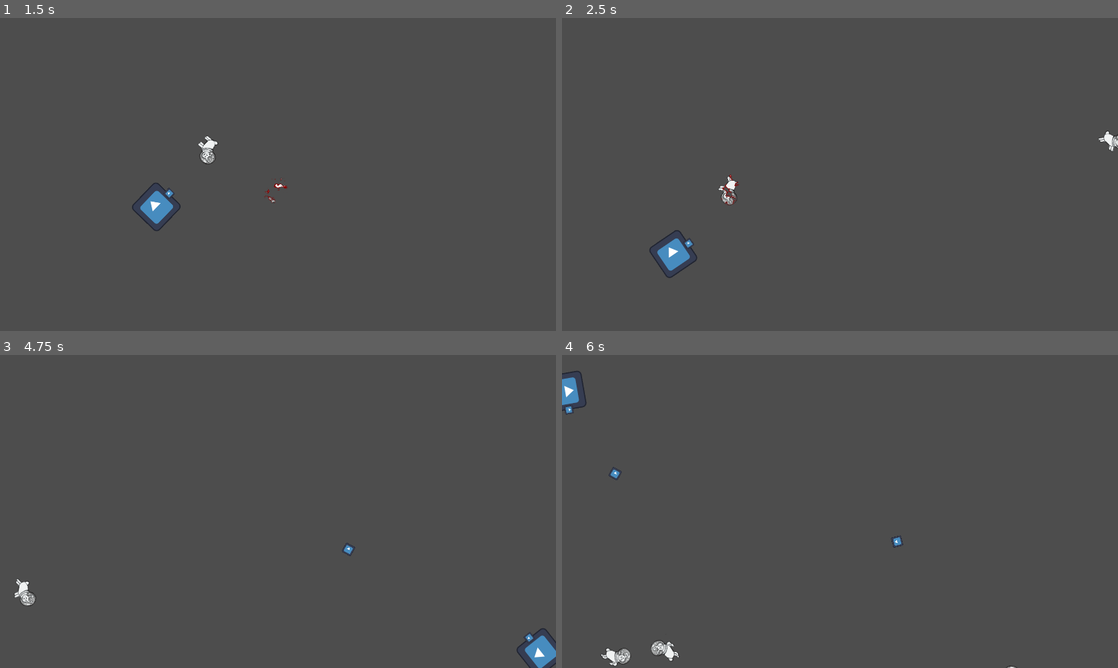
Above: before the commit, frames 1-4 (two rows, left to right).
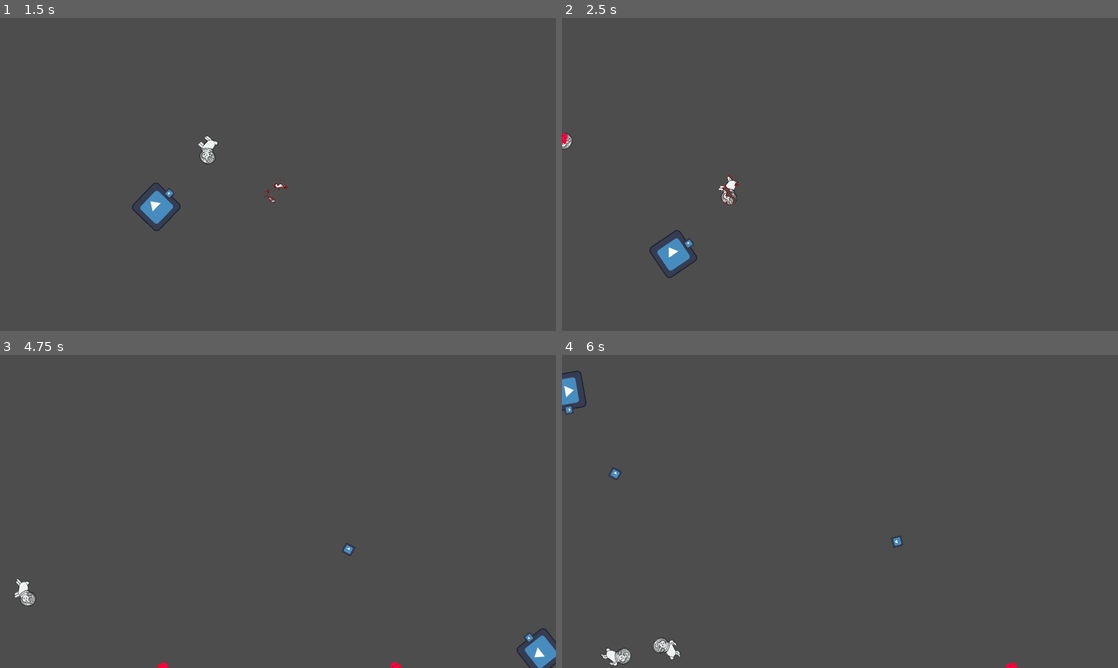
Above: after the commit, the same moments.

Repository: Voolak/Prophecy-of-the-Void
Game: Godot game, scene res://Scenes/LevelModel.tscn
Same seed, same stepped clock (60 frames per second), same inputs: the game is played once before the commit and once after it. The engine's default icon, where the game draws it, is replaced by a stand-in: a white triangle on a blue panel in a dark square.
Inputs (mouse positions are in pixels of both pictures, inside the frame that each line leads up to):
- Up to frame 1 (1.5 s): move the mouse to (400, 158) at 0.52 s; press the mouse at (400, 158) at 0.53 s; hold Right (right) 0.53-1.28 s; move the mouse to (166, 190) at 1.27 s; release the mouse at (166, 190) at 1.28 s; hold Down (down) from 1.28 s (still down); click (166, 190) at 1.35 s
- Up to frame 2 (2.5 s): move the mouse to (895, 105) at 2.02 s; release Down (down) at 2.03 s; press the mouse at (895, 105) at 2.03 s; hold Right (right) from 2.03 s (still down)
- Up to frame 3 (4.75 s): move the mouse to (250, 574) at 2.77 s; release Right (right) at 2.78 s; release the mouse at (250, 574) at 2.78 s; hold Up (up) 2.78-3.53 s; click (250, 574) at 2.85 s; move the mouse to (444, 558) at 3.52 s; press the mouse at (444, 558) at 3.53 s; hold Left (left) from 3.53 s (still down); move the mouse to (111, 464) at 4.27 s; release the mouse at (111, 464) at 4.28 s; click (111, 464) at 4.35 s
- Up to frame 4 (6 s): move the mouse to (867, 511) at 5.02 s; release Left (left) at 5.03 s; press the mouse at (867, 511) at 5.03 s; hold Down (down) 5.03-5.78 s; move the mouse to (756, 433) at 5.77 s; release the mouse at (756, 433) at 5.78 s; hold Right (right) from 5.78 s (still down); click (756, 433) at 5.85 s

Frame 1 is identical in both runs. In frame 2, 0.2% of the frame differs, in the area x 0-100%, y 36-43%; in frame 3, less than 0.1%; in frame 4, 0.3%, in the area x 7-83%, y 90-100%.

Commit message:
indicator (struggle with bottom and right of screen)

Diff:
--- a/Scenes/Homing_Ennemies.tscn
+++ b/Scenes/Homing_Ennemies.tscn
@@ -1,8 +1,9 @@
-[gd_scene load_steps=17 format=3 uid="uid://sfu3go1mbjcs"]
+[gd_scene load_steps=18 format=3 uid="uid://sfu3go1mbjcs"]
 
 [ext_resource type="Script" path="res://Scripts/HomingEnnemy.gd" id="1_q4556"]
 [ext_resource type="Shader" path="res://Shaders/dissolve.gdshader" id="2_7500c"]
 [ext_resource type="Texture2D" uid="uid://sxok02jjxnuc" path="res://Assets/Sprites/lunar_rabbit.png" id="2_xxym7"]
+[ext_resource type="Texture2D" uid="uid://lk2lw22omk60" path="res://Assets/Sprites/poussin.png" id="4_undus"]
 
 [sub_resource type="FastNoiseLite" id="FastNoiseLite_k10wo"]
 frequency = 0.1
@@ -191,4 +192,10 @@
 "": SubResource("AnimationLibrary_lo7og")
 }
 
+[node name="indicator" type="Sprite2D" parent="."]
+modulate = Color(1, 0, 1, 1)
+position = Vector2(1, -199)
+scale = Vector2(0.109375, 0.101563)
+texture = ExtResource("4_undus")
+
 [connection signal="area_entered" from="HitBox" to="." method="_on_hit_box_area_entered"]
--- a/Scenes/LevelModel.tscn
+++ b/Scenes/LevelModel.tscn
@@ -8,7 +8,7 @@
 [ext_resource type="PackedScene" uid="uid://dyj4pf7yyxsye" path="res://Scenes/EnemySpawn.tscn" id="5_foc04"]
 
 [sub_resource type="RectangleShape2D" id="RectangleShape2D_ru7ca"]
-size = Vector2(1825, 1008)
+size = Vector2(1757, 939)
 
 [node name="LevelModel" type="Node2D"]
 
@@ -20,16 +20,16 @@
 script = ExtResource("2_evsbq")
 
 [node name="CollisionShape2D" type="CollisionShape2D" parent="WarpZone"]
-position = Vector2(962.5, 536)
+position = Vector2(969.5, 546.5)
 shape = SubResource("RectangleShape2D_ru7ca")
 debug_color = Color(4.13924e-06, 0.64637, 0.238671, 0.42)
-
-[node name="Camera2D" type="Camera2D" parent="."]
-position = Vector2(960, 540)
 
 [node name="Player" parent="." groups=["player"] instance=ExtResource("1_4xv6i")]
 unique_name_in_owner = true
 position = Vector2(748, 595)
+
+[node name="Camera2D" type="Camera2D" parent="."]
+position = Vector2(960, 540)
 
 [node name="Enemies" type="Node" parent="."]
 script = ExtResource("3_kkc0p")
@@ -43,5 +43,6 @@
 [node name="EnemySpawn" parent="." instance=ExtResource("5_foc04")]
 position = Vector2(-83.2546, -49.5216)
 scale = Vector2(0.681434, 0.774339)
+nb_enemies = 10
 
 [connection signal="area_entered" from="WarpZone" to="WarpZone" method="_on_area_entered"]
--- a/Scripts/HomingEnnemy.gd
+++ b/Scripts/HomingEnnemy.gd
@@ -10,6 +10,7 @@
 @onready var player = %Player
 @onready var screensize = get_viewport_rect().size
 @onready var animation_player = $AnimationPlayer
+@onready var indicator = $indicator
 
 func seek():
 	var steer = Vector2.ZERO
@@ -28,6 +29,8 @@
 		position.x = wrapf(position.x, 0, screensize.x)
 		position.y = wrapf(position.y, 0, screensize.y)
 	rotation = velocity.angle()
+	# display the indicator if outside camera
+	display_indicator()
 
 # on bullet enter
 func _on_hit_box_area_entered(area):
@@ -38,3 +41,16 @@
 
 func enable_wrap():
 	canWarp = true
+
+# (0, 0) if in screen ; -1 if dim above or left ; 1 if dim below or right
+func is_in_camera():
+	return position.x >= 0 && position.x < screensize.x && \
+		   position.y >= 0 && position.y < screensize.y
+
+func display_indicator():
+	if is_in_camera():
+		indicator.visible = false
+	else :
+		indicator.visible = true
+		indicator.global_position.x = clamp(global_position.x, 0, screensize.x)
+		indicator.global_position.y = clamp(global_position.y, 0, screensize.y)
